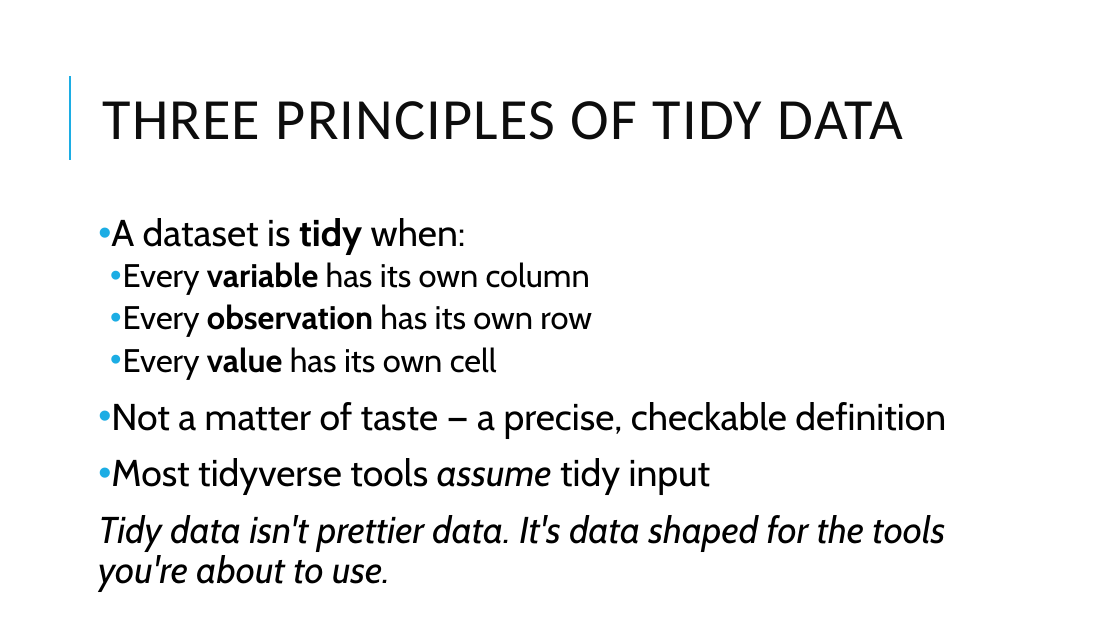
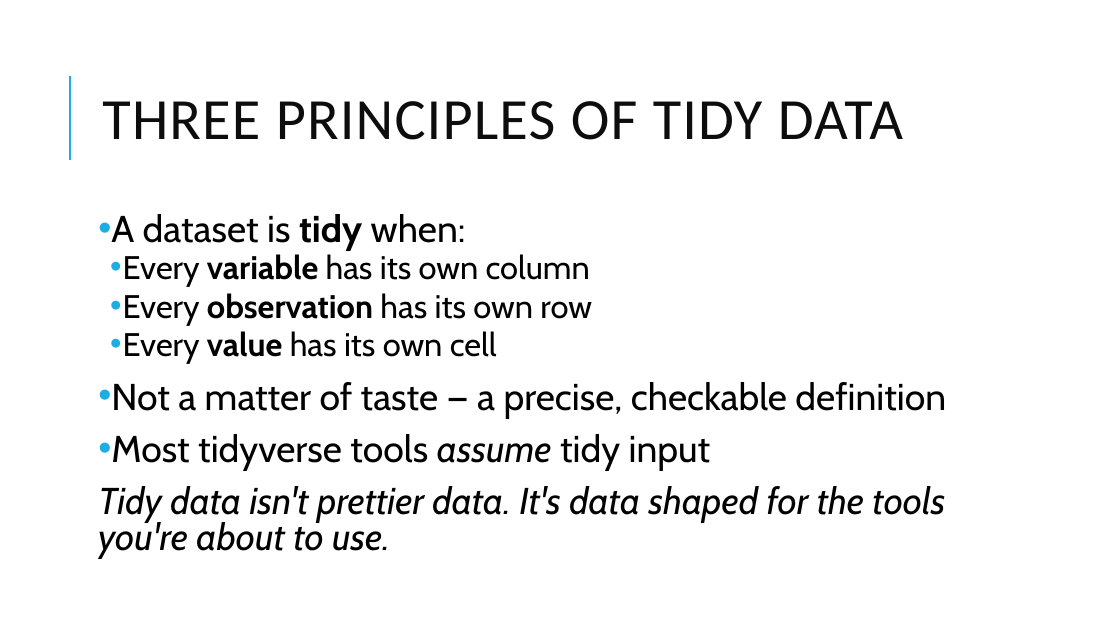
Before and after one commit to pcmathias/MSACL-data-literacy, a slide deck: slide 34 of updates_2026/presentations/module_1_slides.pptx (slide 15 before the commit). Drawn at 1120x630 pixels with LibreOffice and Linux fonts; fonts in the diff are those of the drawing. Boxes give left, top, right and bottom in pixels: in the first picture for what was removed or moved away, otherwise in the second. Text is boxed around its words. In the diff, an @@ line names an element or a change of style, - is before the commit and + after.

```diff
--- a/updates_2026/presentations/module_1_slides.pptx
+++ b/updates_2026/presentations/module_1_slides.pptx
@@ text "A dataset is tidy when:" at (98,214,946,558): line spacing 0.9 to 0.8 @@
```
Also in this commit, not shown: 16 other slides changed, 21 slides added, 3 slides removed, 4 other files.
